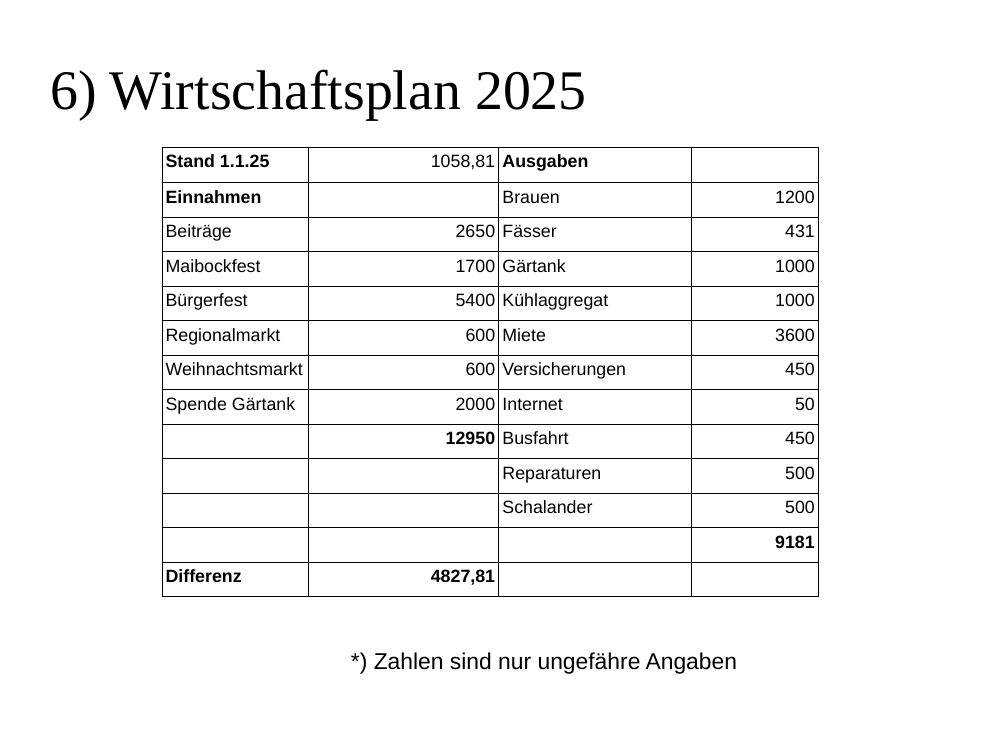
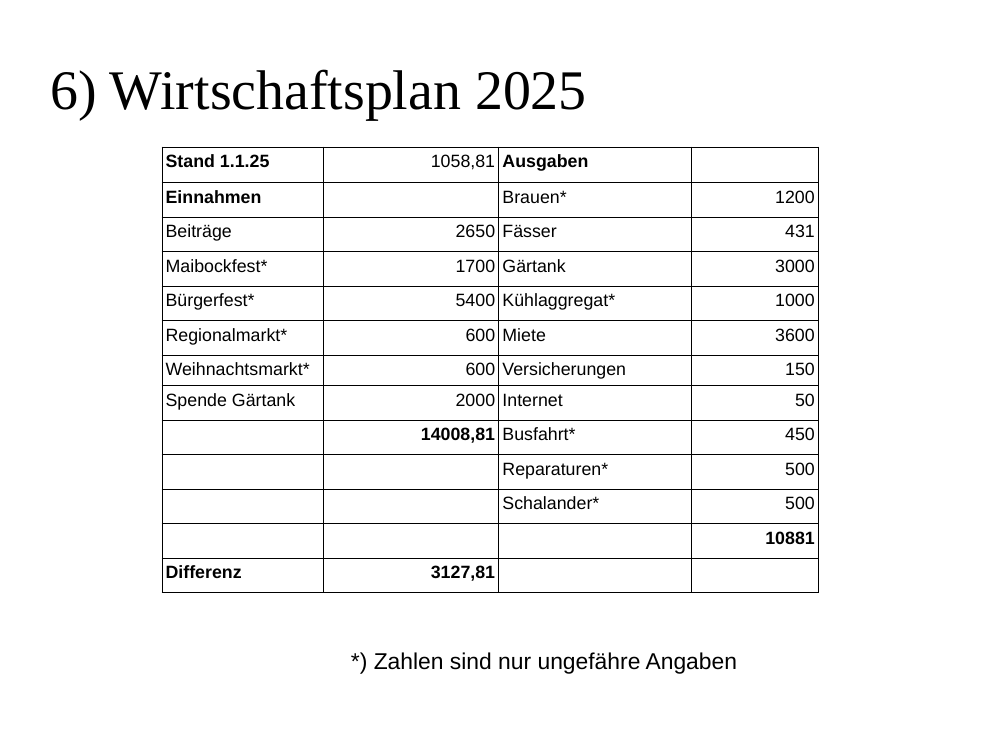
Before and after one commit to sky4walk/Brauverein-Schwabach, a slide deck: slide 7 of Protokolle/Folien-Jahreshauptversammlung-08.04.2025.odp. Drawn at 1008x756 pixels with LibreOffice and Linux fonts; fonts in the diff are those of the drawing; background and template pictures are left out. Boxes give left, top, right and bottom in pixels: in the first picture for what was removed or moved away, otherwise in the second. Text is boxed around its words. In the diff, an @@ line names an element or a change of style, - is before the commit and + after.

Commit message:
JHV folien

```diff
--- a/Protokolle/Folien-Jahreshauptversammlung-08.04.2025.odp
+++ b/Protokolle/Folien-Jahreshauptversammlung-08.04.2025.odp
@@ table at (162,147,820,589) @@
-row 2, column 3: Brauen
+row 2, column 3: Brauen*
-row 4, column 1: Maibockfest
+row 4, column 1: Maibockfest*
-row 4, column 4: 1000
+row 4, column 4: 3000
-row 5, column 1: Bürgerfest
+row 5, column 1: Bürgerfest*
-row 5, column 3: Kühlaggregat
+row 5, column 3: Kühlaggregat*
-row 6, column 1: Regionalmarkt
+row 6, column 1: Regionalmarkt*
-row 7, column 1: Weihnachtsmarkt
+row 7, column 1: Weihnachtsmarkt*
-row 7, column 4: 450
+row 7, column 4: 150
-row 9, column 2: 12950
+row 9, column 2: 14008,81
-row 9, column 3: Busfahrt
+row 9, column 3: Busfahrt*
-row 10, column 3: Reparaturen
+row 10, column 3: Reparaturen*
-row 11, column 3: Schalander
+row 11, column 3: Schalander*
-row 12, column 4: 9181
+row 12, column 4: 10881
-row 13, column 2: 4827,81
+row 13, column 2: 3127,81
```
Also in this commit, not shown: 4 other slides changed, 1 slide added, 2 other files.
